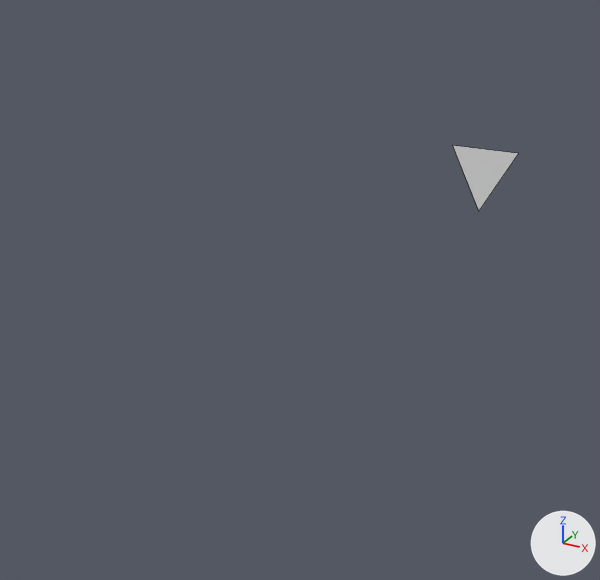
Renders of the FBX model fbx-sanitizer/tests/blender_export_good.fbx from each side of a commit.
Before and after are seen from a 50 mm lens placed at (1.78, -3.93, 2.06), pointed at (-0.2, -0.33, 0.26). Every picture has the same lights, and +X, +Y and +Z are marked at lower right. Mesh edges are drawn as thin lines. Where no turn or scale is listed for an object, it has been applied to the vertices.
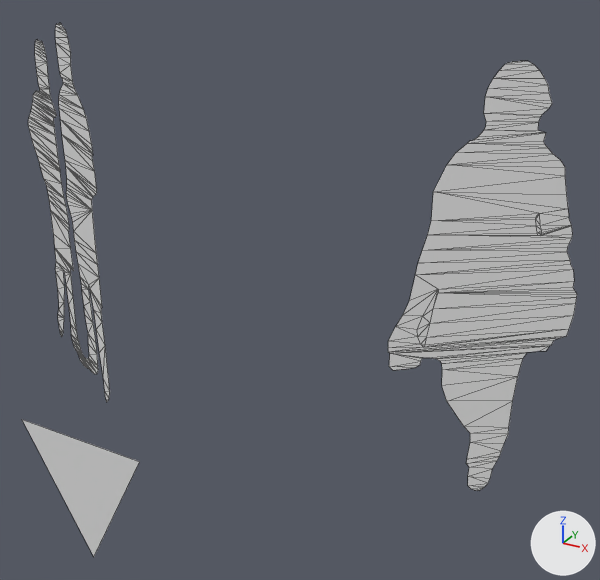
Scene script edits in JSON lines:
```json
{"op": "add", "block": "mat_dbl_component_28_001_001", "code": ["mat_dbl_component_28_001_001 = principled_material('dbl_Component#28_001.001')", "mat_dbl_component_28_001_001.base_color = (1.0, 1.0, 1.0)  # white #ffffff", "mat_dbl_component_28_001_001.roughness = 0.553"]}
{"op": "add", "block": "mat_dbl_component_31_001_001", "code": ["mat_dbl_component_31_001_001 = principled_material('dbl_Component#31_001.001')", "mat_dbl_component_31_001_001.base_color = (1.0, 1.0, 1.0)  # white #ffffff", "mat_dbl_component_31_001_001.roughness = 0.553"]}
{"block": "me_cube_001", "where": "me_cube_001.from_pydata(...)  # 3 vertices, 1 face; spans x -0.259..0.256, y 0.0..0.495, z -2.233"}
{"block": "me_cube_001", "where": "# used by ob_cube_001; location = (0.0, 0.0, 0.0); rotation_euler = (1.571, 0.0, 0.0), in degrees (90, 0, 0)"}
{"block": "me_cube_001", "change": "me_cube_001 part 1"}
{"op": "set", "path": "me_cube_001.vertices[0].co", "old": "(-0.005, 0.0, -2.233)", "new": "(-0.005, 2.233, 0.0)", "note": "pixel (478, 211) -> pixel (93, 557)"}
{"op": "set", "path": "me_cube_001.vertices[1].co", "old": "(0.256, 0.495, -2.233)", "new": "(0.256, 2.233, 0.495)", "note": "pixel (518, 153) -> pixel (21, 419)"}
{"op": "set", "path": "me_cube_001.vertices[2].co", "old": "(-0.259, 0.495, -2.233)", "new": "(-0.259, 2.233, 0.495)", "note": "pixel (452, 145) -> pixel (139, 461)"}
{"op": "add", "block": "me_mesh_001", "code": ["me_mesh_001 = bpy.data.meshes.new('Mesh.001')", "me_mesh_001.from_pydata(...)  # 149 vertices, 172 faces; spans x -0.32..0.26, y -0.27..0.2, z -0.09..1.65", "# faces by material slot: [10, 162]", "me_mesh_001.materials.append(mat_dbl_component_28_001_001)  # white #ffffff", "me_mesh_001.materials.append(mat_dbl_component_31_001_001)  # white #ffffff"]}
{"op": "add", "block": "me_mesh_002", "code": ["me_mesh_002 = bpy.data.meshes.new('Mesh.002')", "me_mesh_002.from_pydata(...)  # 272 vertices, 270 faces; spans x -0.44..0.46, y -0.28..0.24, z -0.08..1.69"]}
{"op": "set", "path": "ob_cube_001.rotation_euler", "old": "(1.571, 0.0, 0.0)", "new": "(0.0, 0.0, -3.142)", "note": "degrees (90, 0, 0) -> degrees (0, 0, -180)"}
{"op": "add", "block": "ob_person4", "code": ["ob_person4 = bpy.data.objects.new('Person4', me_mesh_001)", "ob_person4.location = (1.047, -1.077, 0.0)"]}
{"op": "add", "block": "ob_person1", "code": ["ob_person1 = bpy.data.objects.new('Person1', me_mesh_002)", "ob_person1.location = (-1.053, -1.108, 0.0)"]}
```

Location of each change, [x1, y1, x2, y2] in pixels of the pictures (600 x 580 px):
```json
{"object": "Person4", "change": "added", "after": [388, 61, 577, 491], "faces in mat_dbl_component_31_001_001 (white #ffffff)": [388, 61, 577, 491], "faces in mat_dbl_component_28_001_001 (white #ffffff)": [417, 291, 438, 347]}
{"object": "Person1", "change": "added", "after": [28, 23, 110, 402]}
{"object": "Cube.001", "change": "reshaped, turned", "before": [453, 146, 519, 210], "after": [23, 420, 139, 556]}
```
